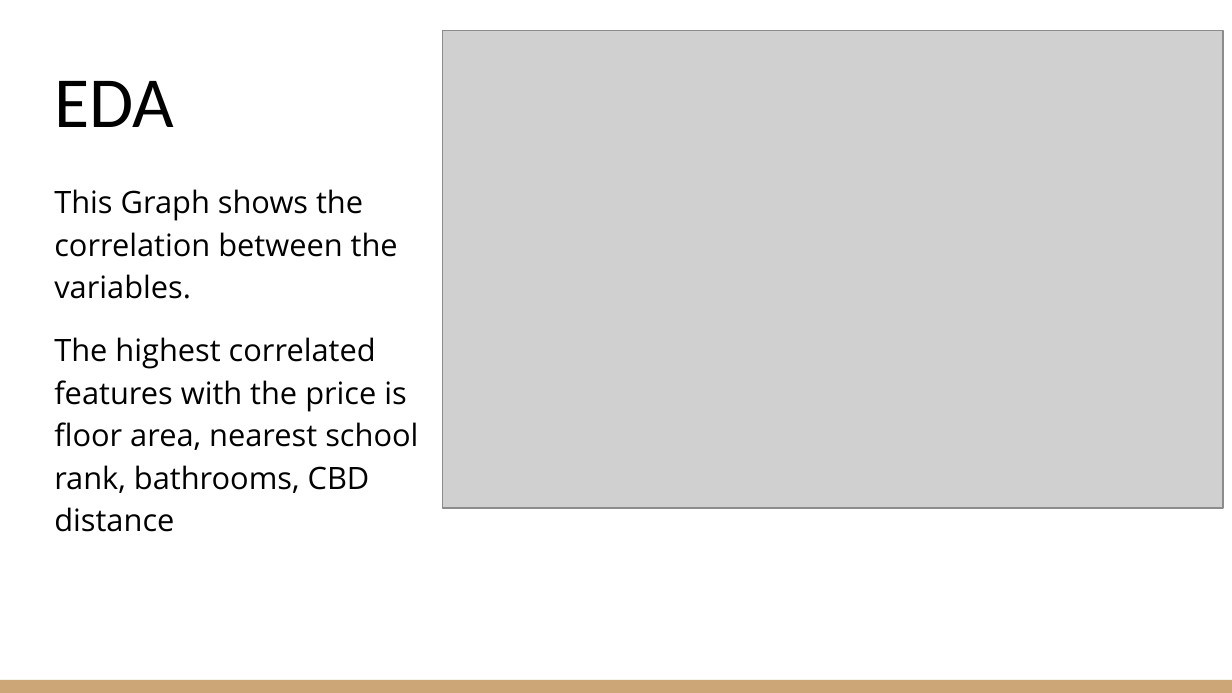
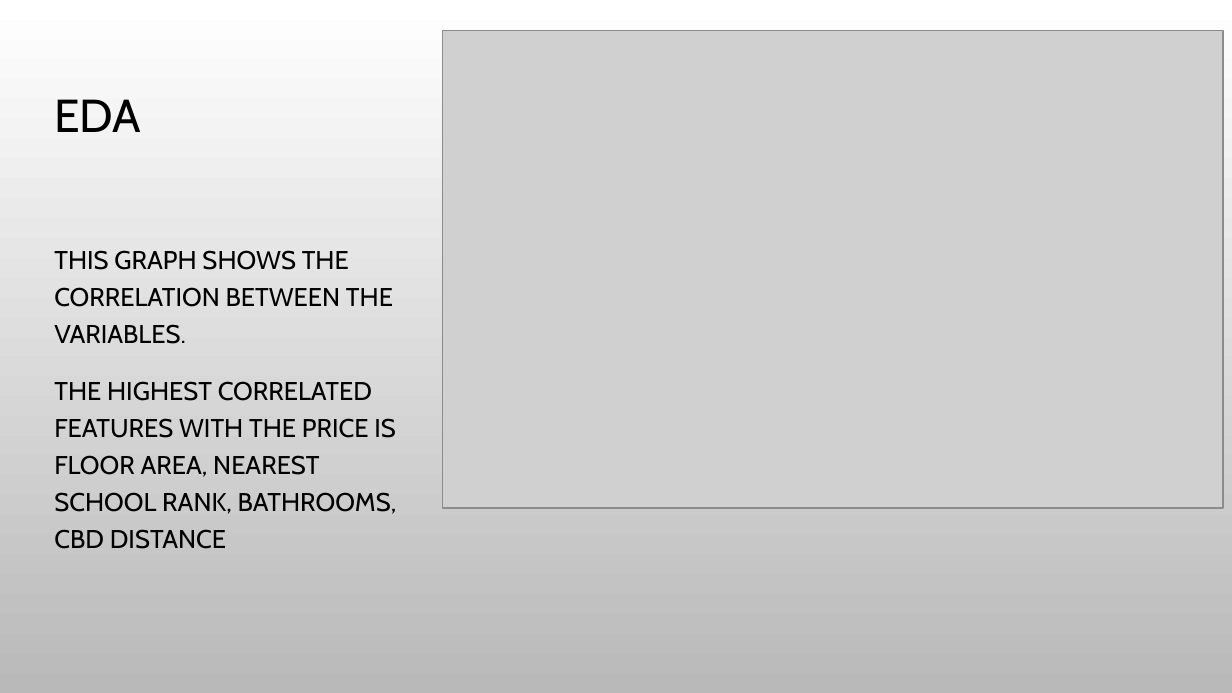
Before and after one commit to bradsmart1998/Project_4_Real_Estate_Regression, a slide deck: slide 5 of Project 4 - Perth House Prices.pptx. Drawn at 1232x693 pixels with LibreOffice and Linux fonts; fonts in the diff are those of the drawing; grey boxes stand for pictures; background and template pictures are left out. Boxes give left, top, right and bottom in pixels: in the first picture for what was removed or moved away, otherwise in the second. Text is boxed around its words. In the diff, an @@ line names an element or a change of style, - is before the commit and + after.

```diff
--- a/Project 4 - Perth House Prices.pptx
+++ b/Project 4 - Perth House Prices.pptx
@@ background #FFFFFF to picture (left out) @@
@@ title "EDA" at (54,99,141,132): size 42 to 27 pt, font Calibri to Cabin; line spacing 1 to 0.9 @@
@@ text at (54,250,397,549): text changed; size 18 to 15 pt; font Open Sans to Cabin @@
-This Graph shows the correlation between the variables.
-The highest correlated features with the price is floor area, nearest school rank, bathrooms, CBD distance
+THIS GRAPH SHOWS THE CORRELATION BETWEEN THE VARIABLES.
+THE HIGHEST CORRELATED FEATURES WITH THE PRICE IS FLOOR AREA, NEAREST SCHOOL RANK, BATHROOMS, CBD DISTANCE
@@ rectangle removed at (0,680,1232,693) @@
```
Also in this commit, not shown: 12 other slides changed.
